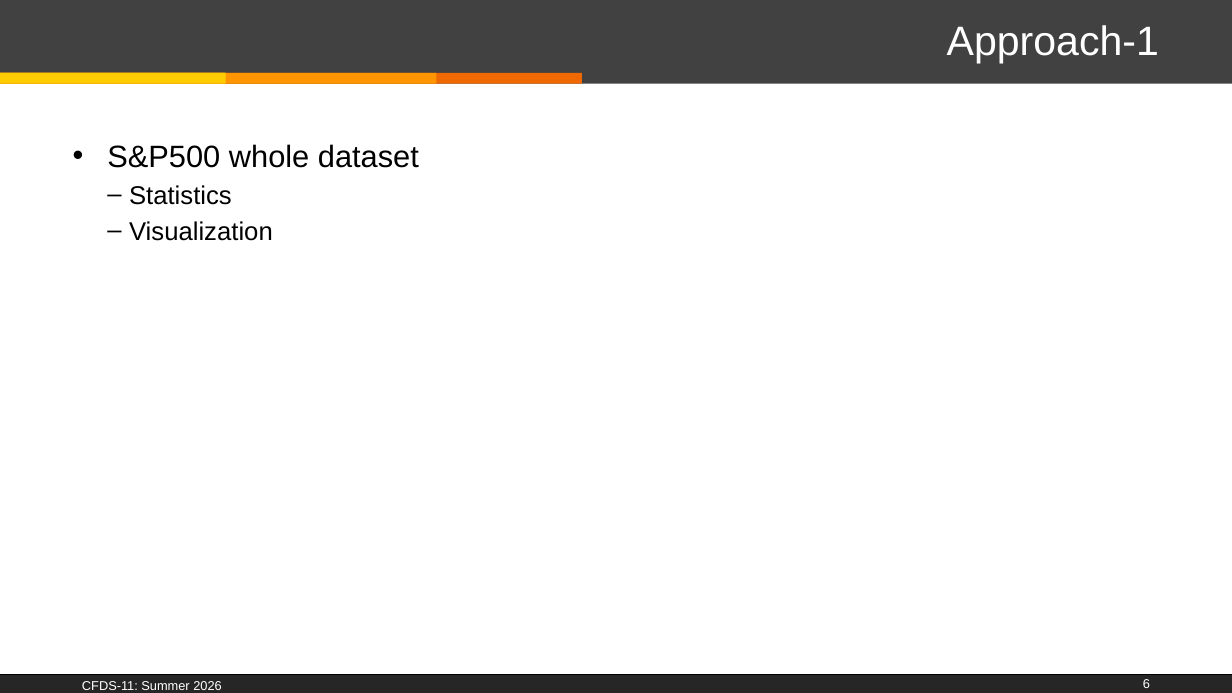
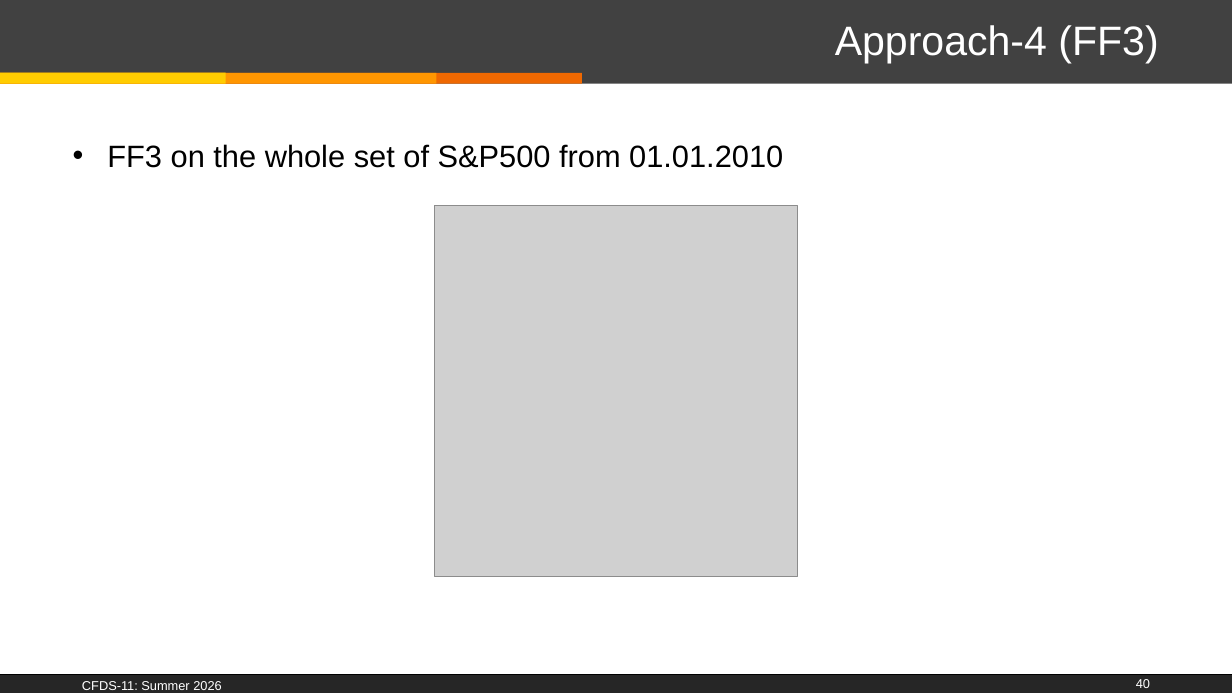
Before and after one commit to PierreNiberon/CFDS-Project, a slide deck: slide 40 of CFDS-11_Class-2025_26-Pierre.pptx (slide 6 before the commit). Drawn at 1232x693 pixels with LibreOffice and Linux fonts; fonts in the diff are those of the drawing; grey boxes stand for pictures; background and template pictures are left out. Boxes give left, top, right and bottom in pixels: in the first picture for what was removed or moved away, otherwise in the second. Text is boxed around its words. In the diff, an @@ line names an element or a change of style, - is before the commit and + after.

```diff
--- a/CFDS-11_Class-2025_26-Pierre.pptx
+++ b/CFDS-11_Class-2025_26-Pierre.pptx
@@ title at bbox=[835, 25, 1158, 63]: text changed @@
-Approach-1
+Approach-4 (FF3)
@@ text at bbox=[107, 144, 783, 168]: text changed; size 20 to 24 pt @@
-• S&P500 whole dataset
-  – Statistics
-  – Visualization
+• FF3 on the whole set of S&P500 from 01.01.2010
@@ picture added at bbox=[434, 206, 797, 576] @@
@@ page number at bbox=[1136, 679, 1150, 688]: text changed @@
-6
+40
```
Also in this commit, not shown: 13 other slides changed, 16 slides added, 1 other file.
